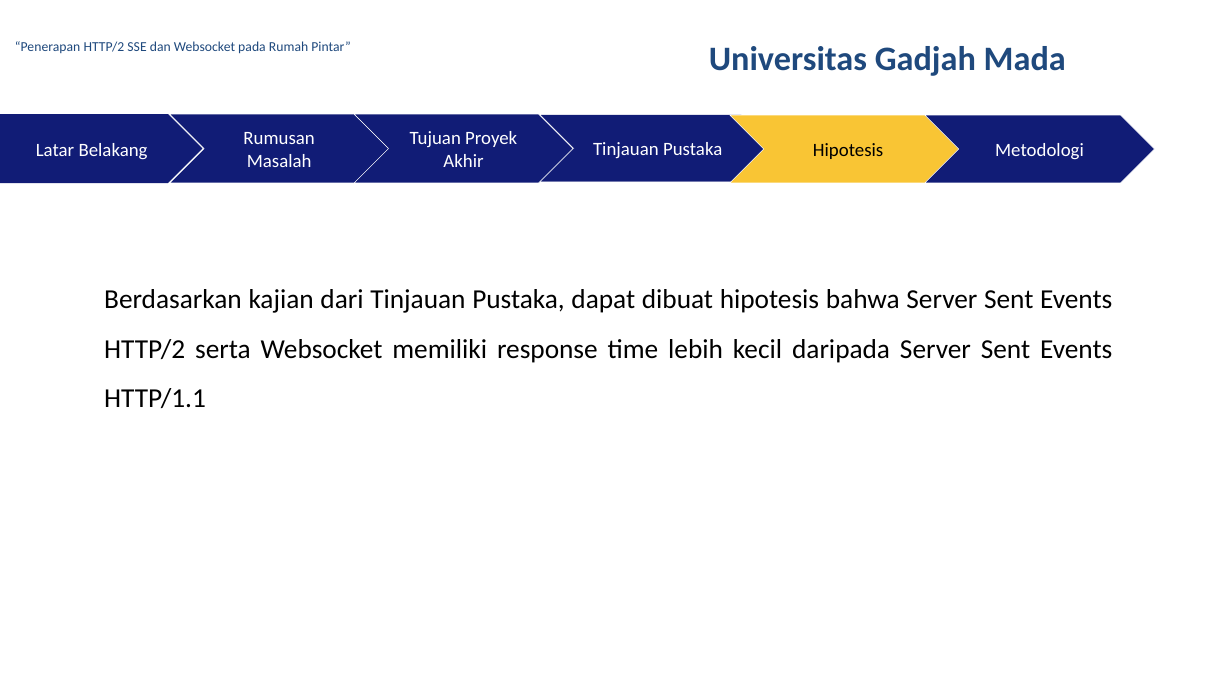
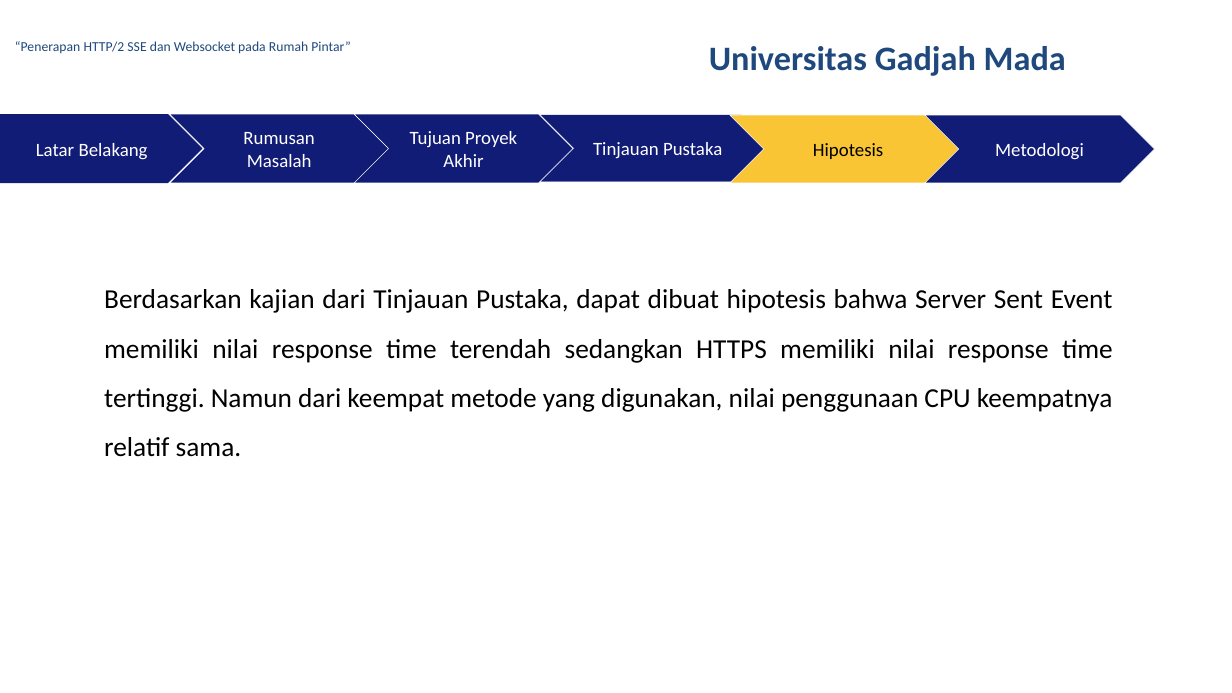
Before and after one commit to rusminto/ws_sse, a slide deck: slide 19 of berkas/ppt muham.pptx (slide 20 before the commit). Drawn at 1232x693 pixels with LibreOffice and Linux fonts; fonts in the diff are those of the drawing; background and template pictures are left out. Boxes give left, top, right and bottom in pixels: in the first picture for what was removed or moved away, otherwise in the second. Text is boxed around its words. In the diff, an @@ line names an element or a change of style, - is before the commit and + after.

```diff
--- a/berkas/ppt muham.pptx
+++ b/berkas/ppt muham.pptx
@@ text at box(104, 289, 1113, 457): text changed @@
-Berdasarkan kajian dari Tinjauan Pustaka, dapat dibuat hipotesis bahwa Server Sent Events HTTP/2 serta Websocket memiliki response time lebih kecil daripada Server Sent Events HTTP/1.1
+Berdasarkan kajian dari Tinjauan Pustaka, dapat dibuat hipotesis bahwa Server Sent Event memiliki nilai response time terendah sedangkan HTTPS memiliki nilai response time tertinggi. Namun dari keempat metode yang digunakan, nilai penggunaan CPU keempatnya relatif sama.
```
Also in this commit, not shown: 8 other slides changed, 4 other files.
